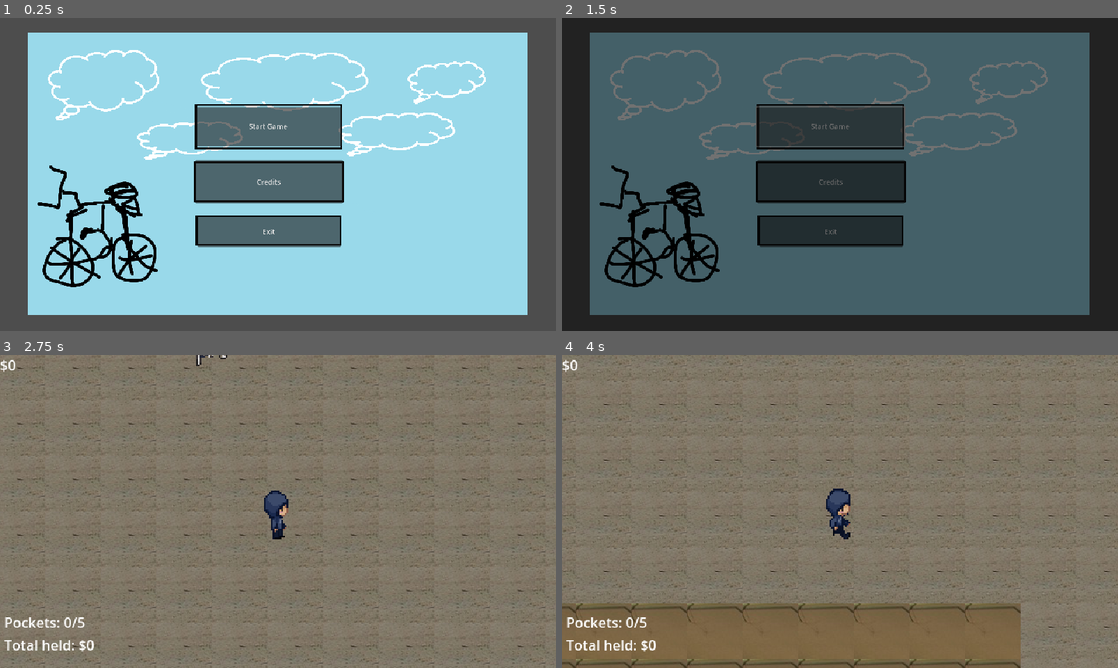
Above: before the commit, frames 1-4 (two rows, left to right).
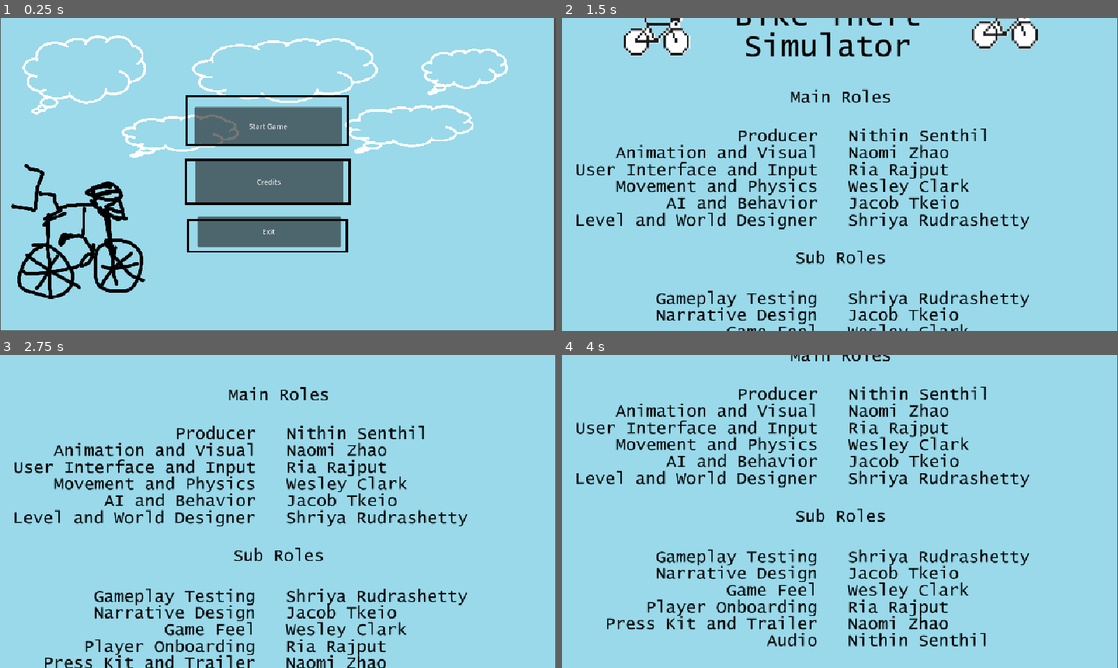
Above: after the commit, the same moments.

Repository: nithinsenthil/UCDBTS
Game: Godot game, scene res://Scenes/title.tscn
The game is run twice, just before and just after one commit, with the same random seed, the same clock (stepped at 60 frames per second) and the same inputs. The engine's default icon, where the game draws it, is replaced by a stand-in: a white triangle on a blue panel in a dark square.
Inputs (mouse positions are in pixels of both pictures, inside the frame that each line leads up to):
- Up to frame 1 (0.25 s): no input
- Up to frame 2 (1.5 s): click "Credits" at 0.5 s; click (828, 127) at 1.25 s, where only the run before the commit has a clickable "Start Game"
- Up to frame 3 (2.75 s): move the mouse to (400, 495) at 2.02 s; hold D (Right) from 2.03 s (still down); tap L (BikeMinigameEnd) at 2.1 s
- Up to frame 4 (4 s): move the mouse to (728, 527) at 2.77 s; release D (Right) at 2.78 s; hold S (Down) 2.78-3.53 s; tap K (BikeMinigameStart) at 2.85 s; move the mouse to (895, 442) at 3.52 s; hold D (Right) from 3.53 s (still down); tap P (CameraControlsOff) at 3.6 s

The runs differ from the first frame. In frame 1, 29% of the frame differs, in the area x 0-100%, y 0-100%; in frame 2, 99%; in frame 3, 100%; in frame 4, 100%.

Commit message:
Added credit screen that scrolls automatically

Diff:
--- /dev/null
+++ b/ucdbts/Scenes/credits.tscn
@@ -0,0 +1,19 @@
+[gd_scene load_steps=5 format=3 uid="uid://bq3y2vrl5pbug"]
+
+[ext_resource type="Script" uid="uid://bhwsjd6ir4jco" path="res://Scripts/credits.gd" id="1_ccovl"]
+[ext_resource type="Shader" uid="uid://cu60x7xvkvva7" path="res://Scenes/scroll_credits.gdshader" id="1_gryuy"]
+[ext_resource type="Texture2D" uid="uid://c1bgpa45a51xu" path="res://Assets/credit_screen.png" id="2_ccovl"]
+
+[sub_resource type="ShaderMaterial" id="ShaderMaterial_1bamb"]
+shader = ExtResource("1_gryuy")
+
+[node name="Credits" type="Node2D"]
+script = ExtResource("1_ccovl")
+
+[node name="CreditText" type="TextureRect" parent="."]
+texture_repeat = 2
+material = SubResource("ShaderMaterial_1bamb")
+offset_right = 1148.0
+offset_bottom = 1300.0
+scale = Vector2(0.557, 0.557)
+texture = ExtResource("2_ccovl")
--- /dev/null
+++ b/ucdbts/Scenes/scroll_credits.gdshader
@@ -0,0 +1,5 @@
+shader_type canvas_item;
+
+void vertex() {
+	UV.y += TIME * 0.05;
+}
--- a/ucdbts/Scenes/title.tscn
+++ b/ucdbts/Scenes/title.tscn
@@ -1,9 +1,10 @@
-[gd_scene load_steps=5 format=3 uid="uid://lcth78ayyp1k"]
+[gd_scene load_steps=6 format=3 uid="uid://lcth78ayyp1k"]
 
-[ext_resource type="Script" uid="uid://cad08xvsxfy4n" path="res://Scripts/title_screen.gd" id="1_fp2oq"]
+[ext_resource type="Script" path="res://Scripts/title_screen.gd" id="1_fp2oq"]
 [ext_resource type="Texture2D" uid="uid://dqklggtv4v1op" path="res://Assets/title_screen.png" id="1_w31pl"]
 [ext_resource type="Script" uid="uid://b1tord2u4n14r" path="res://Scripts/start_game_button.gd" id="2_ekrfg"]
-[ext_resource type="Script" uid="uid://xvogy1lxuyi1" path="res://Scripts/exit_button.gd" id="4_q2qps"]
+[ext_resource type="Script" path="res://Scripts/exit_button.gd" id="4_q2qps"]
+[ext_resource type="Script" uid="uid://crep5tpd5hfom" path="res://Scripts/credits_button.gd" id="5_yosvi"]
 
 [node name="Title" type="Node2D"]
 position = Vector2(320, 180)
@@ -11,10 +12,11 @@
 script = ExtResource("1_fp2oq")
 
 [node name="TextureRect" type="TextureRect" parent="."]
-offset_left = -575.0
-offset_top = -325.0
-offset_right = 575.0
-offset_bottom = 325.0
+offset_left = -638.0
+offset_top = -362.0
+offset_right = 512.0
+offset_bottom = 288.0
+scale = Vector2(1.107731, 1.1074959)
 texture = ExtResource("1_w31pl")
 metadata/_edit_use_anchors_ = true
 
@@ -43,4 +45,5 @@
 offset_right = 150.0
 offset_bottom = 67.0
 text = "Credits"
+script = ExtResource("5_yosvi")
 metadata/_edit_use_anchors_ = true
--- /dev/null
+++ b/ucdbts/Scripts/credits.gd
@@ -0,0 +1,25 @@
+extends Node2D
+
+var timer: Timer
+@onready var audio_manager: AudioManager = $AudioManager
+@onready var player: AudioStreamPlayer2D = $AudioManager/Background/TitleScreen
+
+func _ready() -> void:
+	timer = Timer.new()
+	timer.wait_time = 0.5
+	timer.one_shot = true
+	timer.timeout.connect(_check_music)
+	add_child(timer)
+	timer.start()
+	player.playing = false
+
+
+func _check_music():
+	#var audio_manager: AudioManager = $AudioManager
+	#var player: AudioStreamPlayer2D = $AudioManager/Background/TitleScreen
+	if player == null:
+		return
+	elif !player.playing:
+		audio_manager.fade_music_in(player, -5)
+
+	timer.start()
--- /dev/null
+++ b/ucdbts/Scripts/credits_button.gd
@@ -0,0 +1,8 @@
+extends Button
+
+func _ready():
+	pressed.connect(_button_pressed)
+
+func _button_pressed():
+	signals.button_click.emit()
+	SceneManager.load_new_scene("res://Scenes/credits.tscn", "fade_to_black")
Binary file added: ucdbts/Assets/credit_screen.png
Not shown, added: ucdbts/Assets/credit_screen.png.import
Not shown, added: ucdbts/Scenes/scroll_credits.gdshader.uid
Not shown, added: ucdbts/Scripts/credits.gd.uid
Not shown, added: ucdbts/Scripts/credits_button.gd.uid
